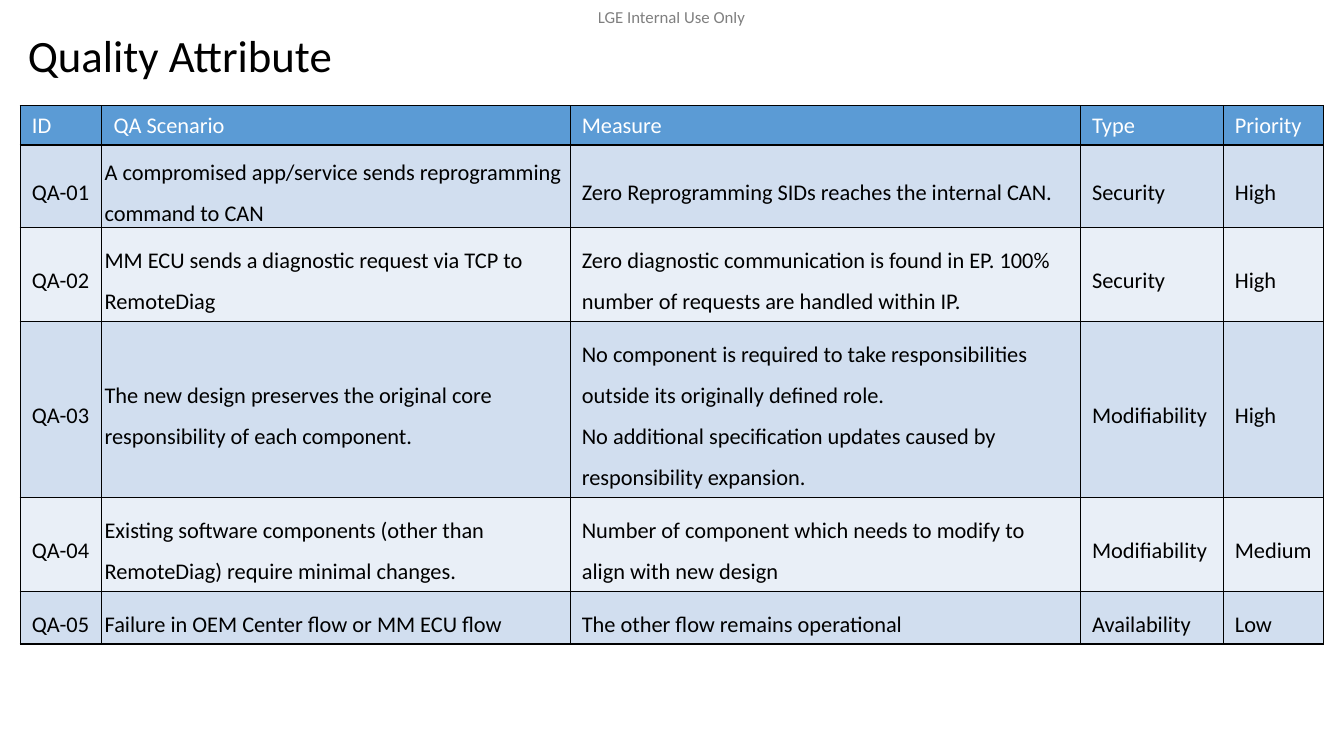
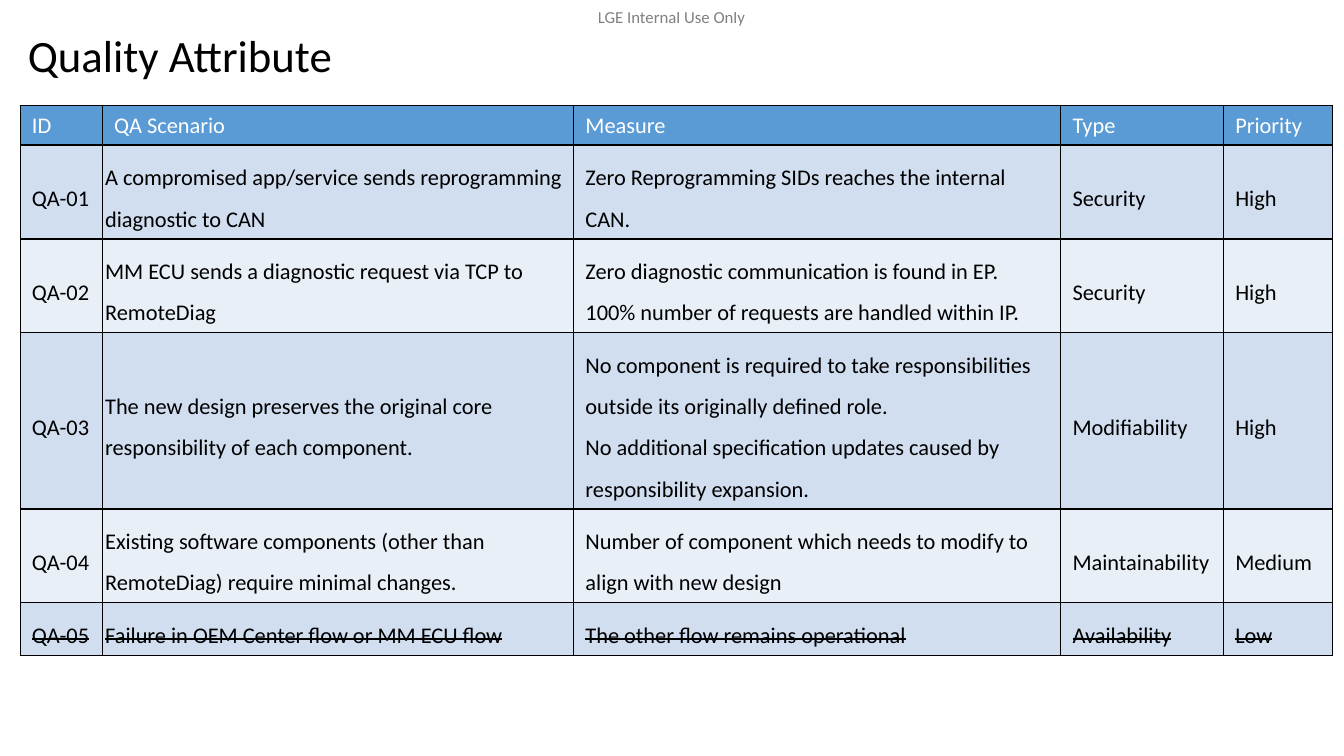
Before and after one commit to btqt/fe, a slide deck: slide 7 of design/FE_phi.vu_Design of Secure Remote Diag on Container Separation Architecture_3rd.pptx (slide 6 before the commit). Drawn at 1344x756 pixels with LibreOffice and Linux fonts; fonts in the diff are those of the drawing; background and template pictures are left out. Boxes give left, top, right and bottom in pixels: in the first picture for what was removed or moved away, otherwise in the second. Text is boxed around its words. In the diff, an @@ line names an element or a change of style, - is before the commit and + after.

```diff
--- a/design/FE_phi.vu_Design of Secure Remote Diag on Container Separation Architecture_3rd.pptx
+++ b/design/FE_phi.vu_Design of Secure Remote Diag on Container Separation Architecture_3rd.pptx
@@ table at box(20, 106, 1333, 651) @@
-row 2, column 2: A compromised app/service sends reprogramming command to CAN
+row 2, column 2: A compromised app/service sends reprogramming diagnostic to CAN
-row 5, column 4: Modifiability
+row 5, column 4: Maintainability
@@ strikethrough on in "QA-05", "Failure in OEM Center flow or MM ...", "The other flow remains operational", "Availability" and 1 more places @@
@@ table: place and size @@
-table at box(20, 106, 1325, 640)
+table at box(20, 106, 1333, 651)
```
Also in this commit, not shown: 9 other slides changed, 2 slides added, 1 slide removed, 7 other files.
